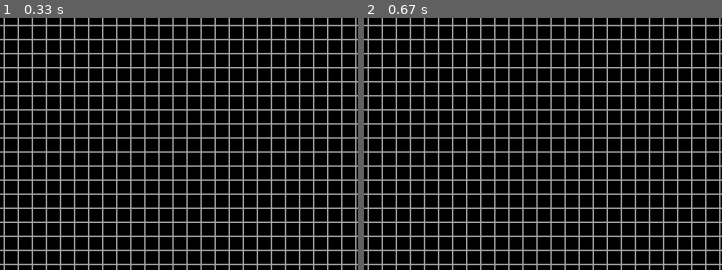
Above: before the commit, frames 1-2 (left to right).
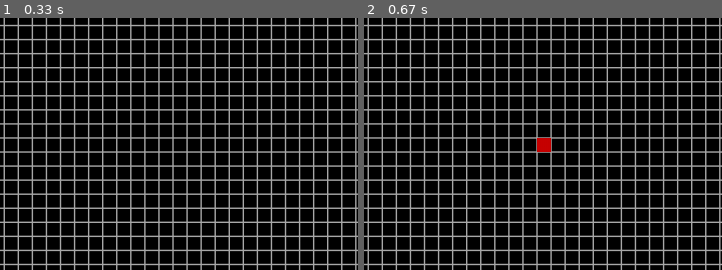
Above: after the commit, the same moments.

Repository: GawarWawar/pygame_project
Game: pygame game, started from main.py
The game is run twice, just before and just after one commit, with the same random seed, the same clock (stepped at 60 frames per second) and the same inputs.
Inputs (mouse positions are % of the whole screen's width and height, from its top left):
- Up to frame 1 (0.33 s): no input
- Up to frame 2 (0.67 s): click (50, 50) at 0.38 s
The pictures show only the part of the screen within x 26-76%, y 25-75%; the shares and areas given below are measured in that part.

Frame 1 is identical in both runs. In frame 2, 0.2% of the frame differs, in the area x 48-53%, y 47-54%.

Commit message:
impliment functionality that tile becomes road when clicked on

Diff:
--- a/main.py
+++ b/main.py
@@ -20,8 +20,6 @@
 field = objects.Field(1000, 700, 20)
 field.draw_field(screen)
 
-print(field.FIELD_HIGHT)
-
 # for i in range(len(field)):
 #     print(field[i][0].topleft)
 
@@ -33,8 +31,6 @@
             running = False
         if event.type == pygame.MOUSEBUTTONDOWN:
             mouse_position = event.dict["pos"]
-            print(mouse_position, field.top_left_x, field.top_left_y)
-
 
             if (
                 (
@@ -43,34 +39,27 @@
                 )
                 and
                 (
-                    mouse_position[0] <= field.top_left_x + field.FIELD_WIDTH
-                    and mouse_position[1] <= field.top_left_y + field.FIELD_HIGHT
+                    mouse_position[0] < field.top_left_x + field.FIELD_WIDTH
+                    and mouse_position[1] < field.top_left_y + field.FIELD_HIGHT
                 )
             ):
-                print(
-                    int((mouse_position[0] - field.top_left_x) / field.SQUARE_DIMENSIONS),
-                    int((mouse_position[1] - field.top_left_y) / field.SQUARE_DIMENSIONS)
-                )
-                field.field_of_tiles[
-                    int(((screen.get_width() - mouse_position[0]) / 2) / field.SQUARE_DIMENSIONS)
-                ][
-                    int(((screen.get_height() - mouse_position[1]) / 2) / field.SQUARE_DIMENSIONS)
-                ] = objects.Road(
-                    screen,
-                    (
-                        int(
-                            (
-                                mouse_position[0] - field.top_left_x
-                            ) * field.SQUARE_DIMENSIONS
+
+                square_position = field.get_square_array_position(mouse_position)
+
+                field.field_of_tiles[square_position[0]][square_position[1]] \
+                    = objects.Road(
+                        screen,
+                        (
+                            int(
+                                square_position[0] * field.SQUARE_DIMENSIONS + field.top_left_x
+                            ),
+                            int(
+                                square_position[1] * field.SQUARE_DIMENSIONS + field.top_left_y
+                            )
                         ),
-                        int(
-                            (
-                                mouse_position[1] - field.top_left_y
-                            ) * field.SQUARE_DIMENSIONS)
-                    ),
-                    field.SQUARE_DIMENSIONS,
-                    field.SQUARE_DIMENSIONS,
-                )
+                        field.SQUARE_DIMENSIONS,
+                        field.SQUARE_DIMENSIONS,
+                    )
 
 
 
